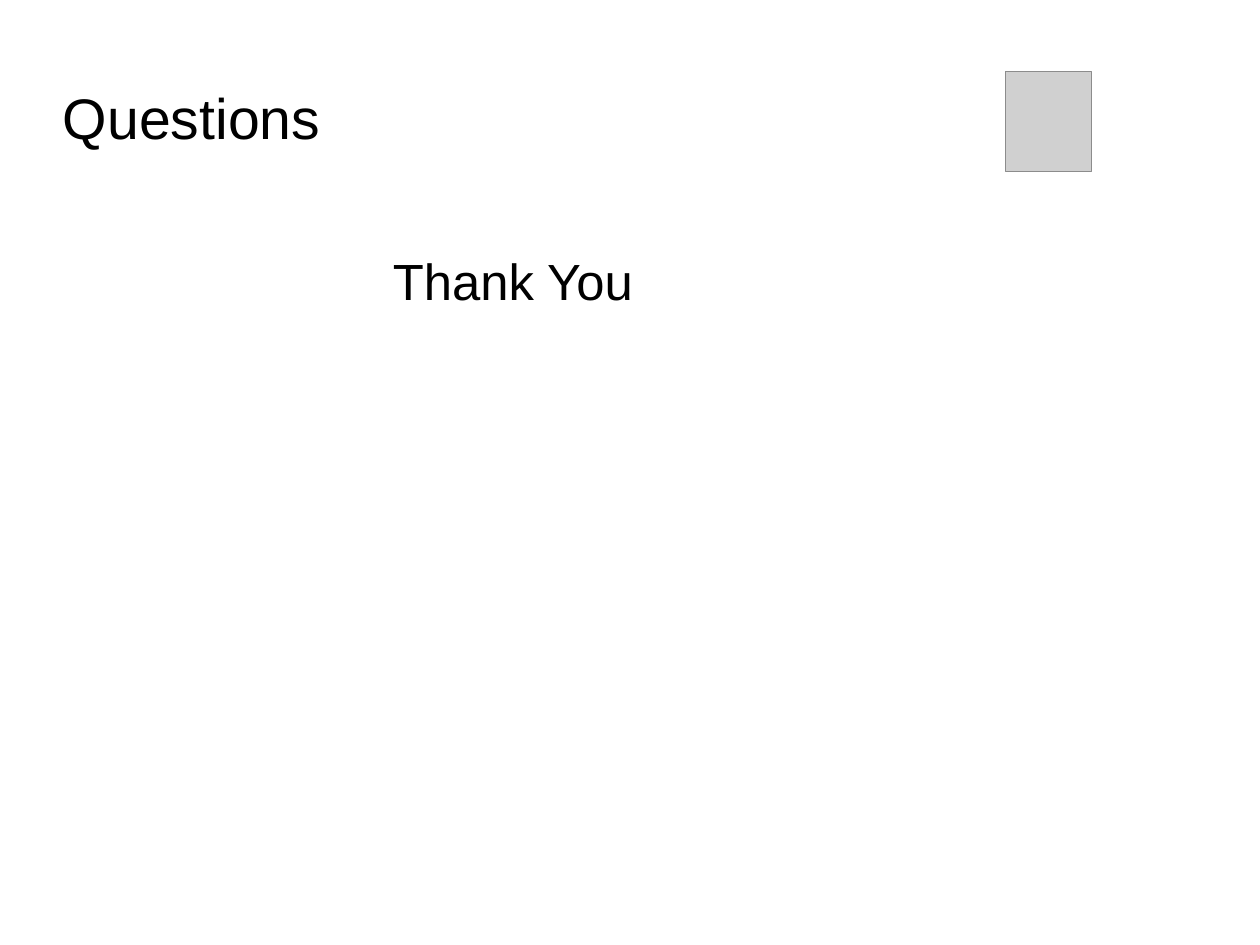
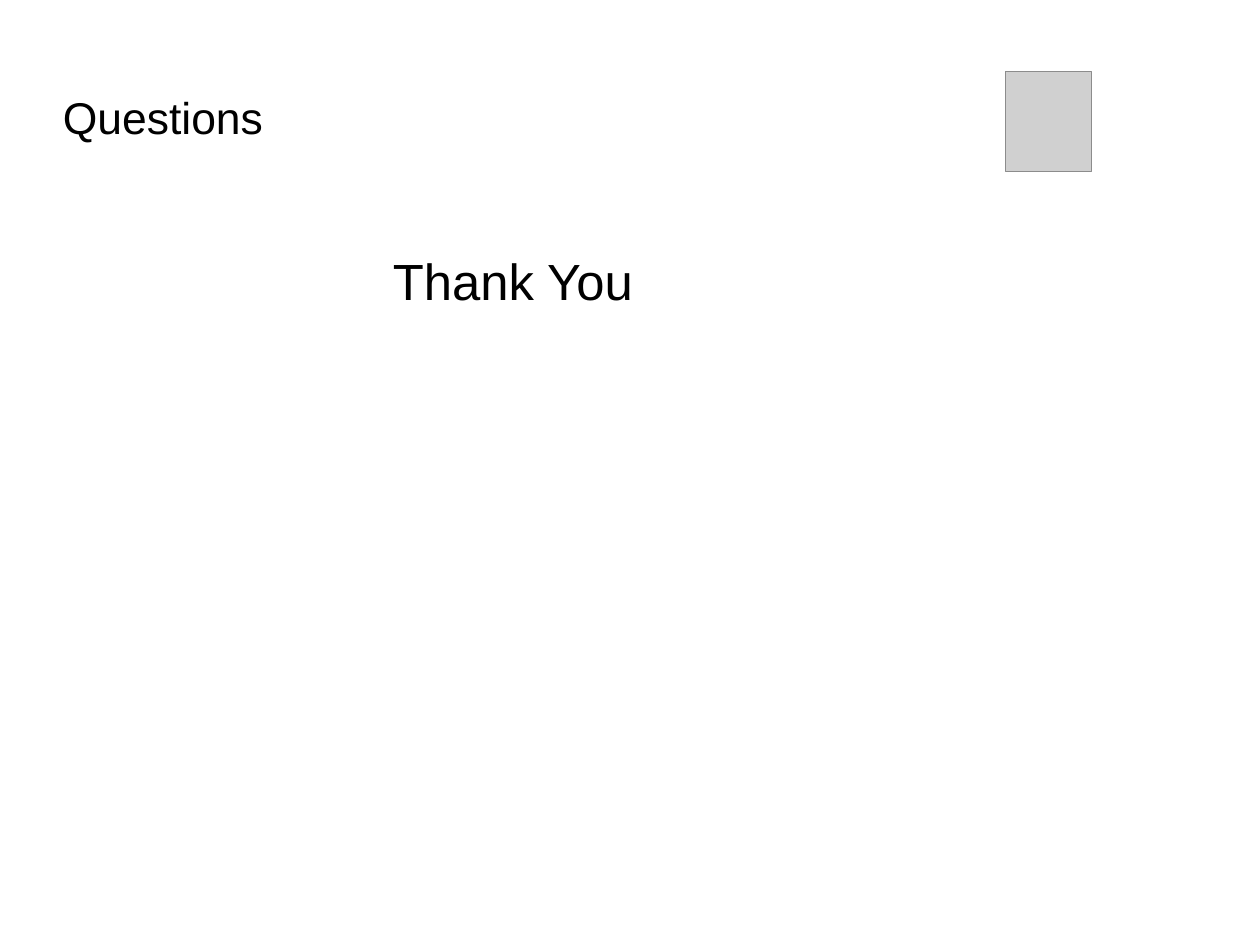
Before and after one commit to Bhakti/mongo_session, a slide deck: slide 18 of MongoDB_Session.odp (slide 13 before the commit). Drawn at 1260x945 pixels with LibreOffice and Linux fonts; fonts in the diff are those of the drawing; grey boxes stand for pictures; background and template pictures are left out. Boxes give left, top, right and bottom in pixels: in the first picture for what was removed or moved away, otherwise in the second. Text is boxed around its words. In the diff, an @@ line names an element or a change of style, - is before the commit and + after.

```diff
--- a/MongoDB_Session.odp
+++ b/MongoDB_Session.odp
@@ title "Questions" at box(63, 101, 263, 143): size 36 to 28 pt @@
```
Also in this commit, not shown: 10 other slides changed, 6 slides added, 1 slide removed, 34 other files.
